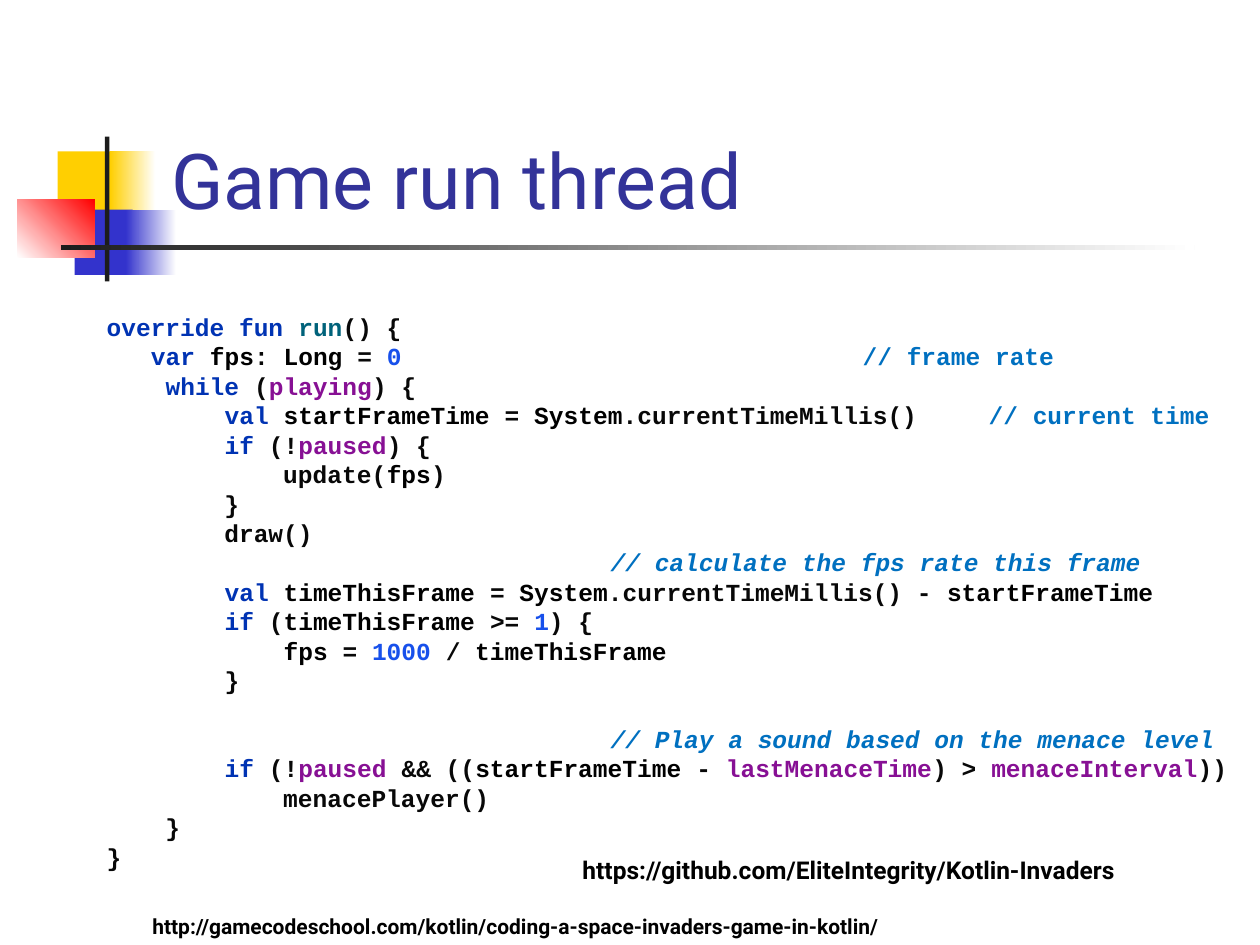
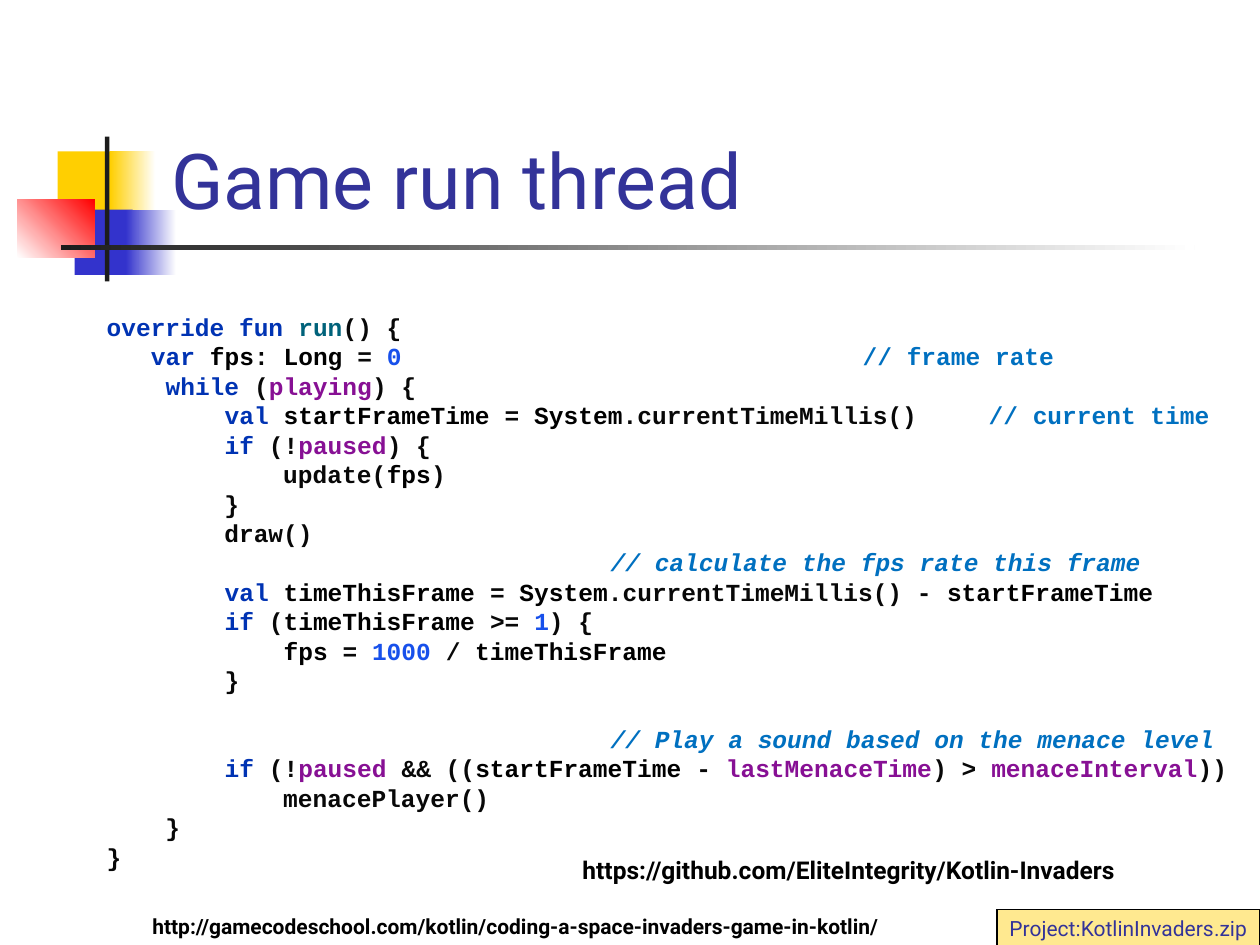
Before and after one commit to vmandro/Prednasky, a slide deck: slide 11 of 05/05_Android.ppt (slide 12 before the commit). Drawn at 1260x945 pixels with LibreOffice and Linux fonts; fonts in the diff are those of the drawing. Boxes give left, top, right and bottom in pixels: in the first picture for what was removed or moved away, otherwise in the second. Text is boxed around its words. In the diff, an @@ line names an element or a change of style, - is before the commit and + after.

```diff
--- a/05/05_Android.ppt
+++ b/05/05_Android.ppt
@@ rectangle added at [997,910,1259,945], fill #FFE990, outline #000000 0.74 pt, 12 pt, text #333399 @@
+Project:KotlinInvaders.zip
```
Also in this commit, not shown: 3 other slides changed, 1 slide removed, 7 other files.
